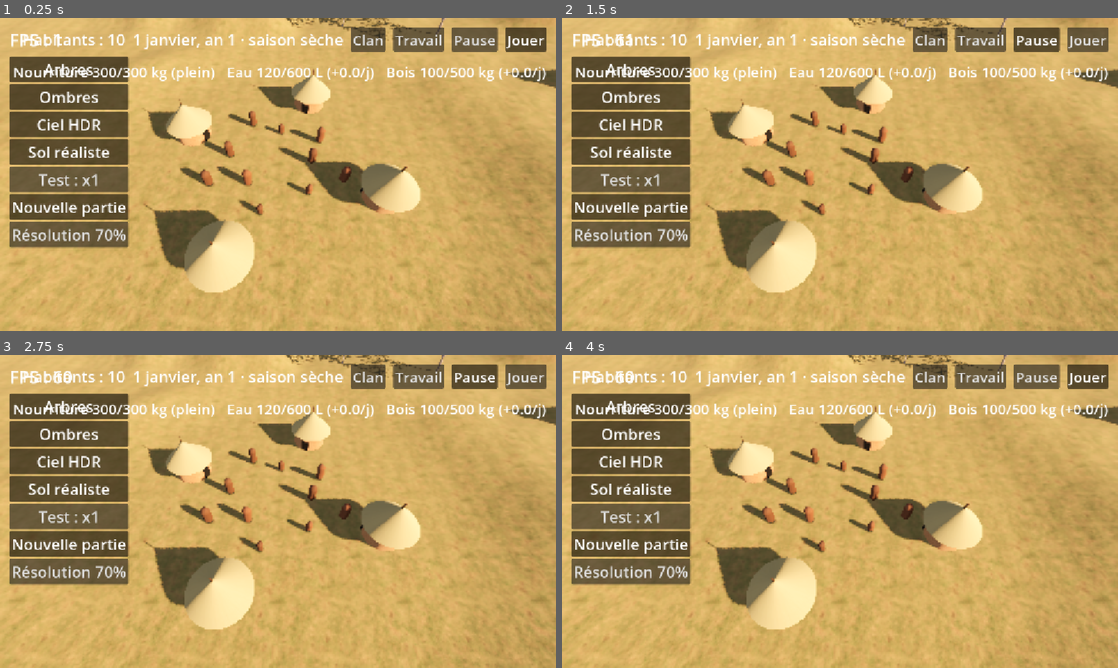
Above: before the commit, frames 1-4 (two rows, left to right).
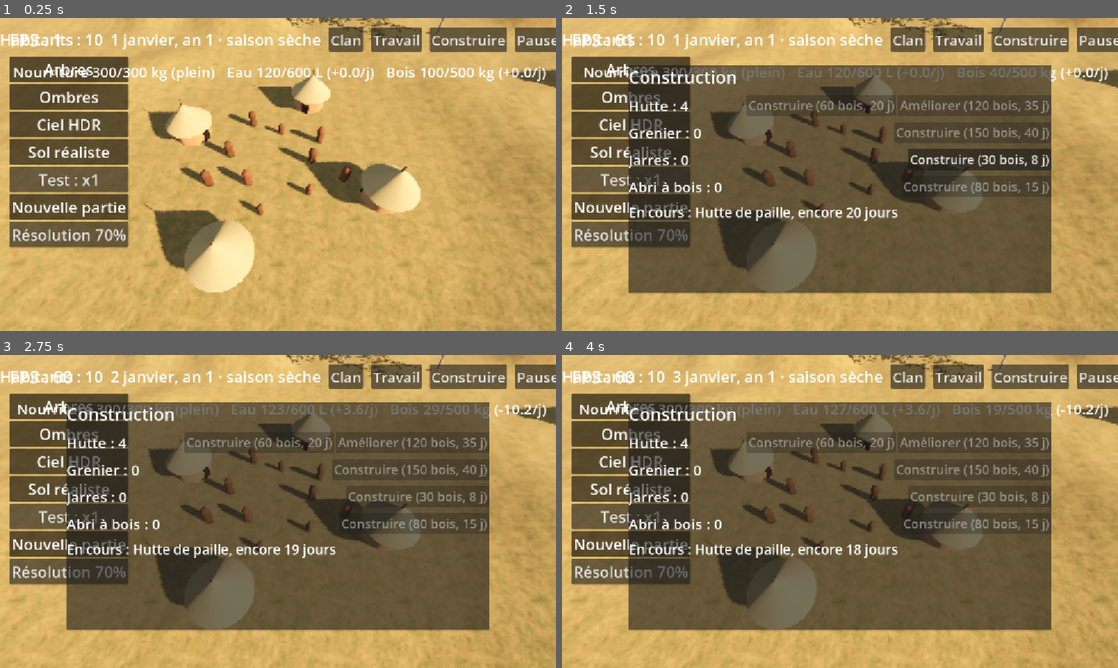
Above: after the commit, the same moments.

Repository: barroapk/faso-kanou
Game: Godot game, scene res://scenes/main.tscn
Two runs of this game, one before a commit and one after it. Both use one fixed random seed, a clock stepped at 60 frames per second and the inputs below. A sky picture missing from this copy of the repository is replaced by a grey-blue gradient.
Inputs (mouse positions are in pixels of both pictures, inside the frame that each line leads up to):
- Up to frame 1 (0.25 s): no input
- Up to frame 2 (1.5 s): click (1029, 39) at 0.5 s, where only the run after the commit has a clickable "Construire"; click (823, 105) at 1.25 s, where only the run after the commit has a clickable "Construire (60 bois, 20 j)"
- Up to frame 3 (2.75 s): click (417, 495) at 2 s, where only the run after the commit has a clickable "Construire (30 bois, 8 j)"
- Up to frame 4 (4 s): click "Nouvelle partie" at 2.75 s; click "Nouvelle partie" at 3.5 s

The runs differ from the first frame. In frame 1, 2.8% of the frame differs, in the area x 0-100%, y 2-11%; in frame 2, 58%; in frame 3, 58%, in the area x 0-100%, y 2-89%; in frame 4, 58%.

Commit message:
v0.3 : construction, entretien et amélioration des bâtiments

Diff:
--- /dev/null
+++ b/data/batiments.json
@@ -0,0 +1,30 @@
+{
+  "hutte": {
+    "nom": "Hutte",
+    "niveaux": [
+      {"nom": "Hutte de paille", "cout": {"bois": 60}, "travail": 20, "entretien": {"bois": 2}, "effet": {"logement": 5}},
+      {"nom": "Hutte renforcée", "cout": {"bois": 120}, "travail": 35, "entretien": {"bois": 3}, "effet": {"logement": 7}}
+    ]
+  },
+  "grenier": {
+    "nom": "Grenier",
+    "niveaux": [
+      {"nom": "Grenier en paille", "cout": {"bois": 150}, "travail": 40, "entretien": {"bois": 3}, "effet": {"stock_nourriture": 1000, "conservation": 1}},
+      {"nom": "Grand grenier", "cout": {"bois": 300}, "travail": 70, "entretien": {"bois": 5}, "effet": {"stock_nourriture": 2500, "conservation": 1}}
+    ]
+  },
+  "jarres": {
+    "nom": "Jarres",
+    "niveaux": [
+      {"nom": "Jarres en terre", "cout": {"bois": 30}, "travail": 8, "entretien": {"bois": 0.5}, "effet": {"stock_eau": 200}},
+      {"nom": "Grandes jarres", "cout": {"bois": 60}, "travail": 15, "entretien": {"bois": 1}, "effet": {"stock_eau": 500}}
+    ]
+  },
+  "abri_bois": {
+    "nom": "Abri à bois",
+    "niveaux": [
+      {"nom": "Abri à bois", "cout": {"bois": 80}, "travail": 15, "entretien": {"bois": 1}, "effet": {"stock_bois": 2000}},
+      {"nom": "Grand abri", "cout": {"bois": 160}, "travail": 30, "entretien": {"bois": 2}, "effet": {"stock_bois": 5000}}
+    ]
+  }
+}
--- a/scripts/core/civilisation.gd
+++ b/scripts/core/civilisation.gd
@@ -2,25 +2,33 @@
 
 const DOSSIER := "user://"
 const FICHIER := "partie.json"
-const VERSION := 1
+const VERSION := 2
 const TEMPS = preload("res://scripts/core/temps.gd")
 const POPULATION = preload("res://scripts/core/population.gd")
 const RESSOURCES = preload("res://scripts/core/ressources.gd")
+const CONSTRUCTION = preload("res://scripts/core/construction.gd")
 
 var temps
 var population
 var ressources
+var construction
 
 func _ready() -> void:
     if not _charger(FICHIER) and not _charger(FICHIER + ".bak"):
         _nouvelle()
     _brancher()
 
-func _nouvelle() -> void:
+func _creer_modules() -> void:
     temps = TEMPS.new()
     population = POPULATION.new()
     ressources = RESSOURCES.new()
+    construction = CONSTRUCTION.new()
+    ressources.construction = construction
+
+func _nouvelle() -> void:
+    _creer_modules()
     population.creer_clan_initial(temps.jour_total)
+    construction.etat_initial()
 
 func _brancher() -> void:
     temps.nouveau_jour.connect(_jour_passe)
@@ -32,13 +40,24 @@
     sauvegarder()
     get_tree().reload_current_scene()
 
+func travail_batisseurs() -> float:
+    var t := 0.0
+    for h in population.habitants:
+        if h["metier"] == "bâtisseur":
+            t += 0.6 + float(h["competence"]) / 100.0 * 0.8
+    return t
+
 func _jour_passe() -> void:
-    ressources.jour_passe(population, temps.jour_total, temps.saison_des_pluies())
+    var chantier_actif: bool = not construction.chantiers.is_empty()
+    ressources.jour_passe(population, temps.jour_total, temps.saison_des_pluies(), chantier_actif)
+    construction.jour_passe(travail_batisseurs())
     population.jour_passe(ressources.faim, ressources.soif)
     if population.habitants.is_empty(): temps.vitesse = 0
 
 func _mois_passe() -> void:
-    population.mois_passe(temps.jour_total, ressources.stocks["nourriture"] > 100.0 and population.habitants.size() < ressources.batiments["hutte"] * 5)
+    construction.mois_passe(ressources)
+    var logement: float = construction.effet_total("logement")
+    population.mois_passe(temps.jour_total, ressources.stocks["nourriture"] > 100.0 and population.habitants.size() < logement)
     population.repartir(temps.jour_total)
     sauvegarder()
 
@@ -55,6 +74,7 @@
         "temps": temps.vers_dict(),
         "population": population.vers_dict(),
         "ressources": ressources.vers_dict(),
+        "construction": construction.vers_dict(),
     }
     var f := FileAccess.open(DOSSIER + FICHIER + ".tmp", FileAccess.WRITE)
     if f == null:
@@ -74,11 +94,10 @@
     var donnees = JSON.parse_string(FileAccess.get_file_as_string(chemin))
     if typeof(donnees) != TYPE_DICTIONARY:
         return false
-    temps = TEMPS.new()
-    population = POPULATION.new()
-    ressources = RESSOURCES.new()
+    _creer_modules()
     temps.depuis_dict(donnees.get("temps", {}))
     population.depuis_dict(donnees.get("population", {}))
     ressources.depuis_dict(donnees.get("ressources", {}))
+    construction.depuis_dict(donnees.get("construction", {}))
     temps.vitesse = 1
     return true
--- /dev/null
+++ b/scripts/core/construction.gd
@@ -0,0 +1,136 @@
+extends RefCounted
+
+signal evenement(texte)
+
+var definitions := {}
+var batiments: Array = []
+var chantiers: Array = []
+
+func _init() -> void:
+    var d = JSON.parse_string(FileAccess.get_file_as_string("res://data/batiments.json"))
+    if typeof(d) == TYPE_DICTIONARY:
+        definitions = d
+
+func etat_initial() -> void:
+    batiments = []
+    chantiers = []
+    for i in 4:
+        batiments.append({"type": "hutte", "niveau": 1, "etat": 100})
+
+func _niveau(type: String, niveau: int) -> Dictionary:
+    return definitions[type]["niveaux"][niveau - 1]
+
+func niveau_max(type: String) -> int:
+    return definitions[type]["niveaux"].size()
+
+func nombre(type: String) -> int:
+    var n := 0
+    for b in batiments:
+        if b["type"] == type:
+            n += 1
+    return n
+
+func effet_total(cle: String) -> float:
+    var total := 0.0
+    for b in batiments:
+        if int(b["etat"]) <= 0:
+            continue
+        var niv := _niveau(b["type"], int(b["niveau"]))
+        total += float(niv["effet"].get(cle, 0.0))
+    return total
+
+func peut_payer(cout: Dictionary, ressources) -> bool:
+    for r in cout:
+        if ressources.stocks.get(r, 0.0) < float(cout[r]):
+            return false
+    return true
+
+func texte_cout(cout: Dictionary) -> String:
+    var morceaux: PackedStringArray = []
+    for r in cout:
+        morceaux.append("%d %s" % [int(cout[r]), r])
+    return ", ".join(morceaux)
+
+func index_a_ameliorer(type: String) -> int:
+    var vises := {}
+    for c in chantiers:
+        vises[int(c["index"])] = true
+    var meilleur := -1
+    for i in batiments.size():
+        var b: Dictionary = batiments[i]
+        if b["type"] != type or vises.has(i) or int(b["niveau"]) >= niveau_max(type):
+            continue
+        if meilleur < 0 or int(b["niveau"]) < int(batiments[meilleur]["niveau"]):
+            meilleur = i
+    return meilleur
+
+func lancer(type: String, index: int, ressources) -> bool:
+    var niveau_cible := 1 if index < 0 else int(batiments[index]["niveau"]) + 1
+    if niveau_cible > niveau_max(type):
+        return false
+    var niv := _niveau(type, niveau_cible)
+    if not peut_payer(niv["cout"], ressources):
+        return false
+    for r in niv["cout"]:
+        ressources.stocks[r] -= float(niv["cout"][r])
+    chantiers.append({"type": type, "index": index, "niveau": niveau_cible, "reste": float(niv["travail"])})
+    return true
+
+func jour_passe(travail: float) -> void:
+    if chantiers.is_empty() or travail <= 0.0:
+        return
+    var c: Dictionary = chantiers[0]
+    c["reste"] = float(c["reste"]) - travail
+    if float(c["reste"]) > 0.0:
+        return
+    chantiers.pop_front()
+    var nom: String = _niveau(c["type"], int(c["niveau"]))["nom"]
+    if int(c["index"]) < 0:
+        batiments.append({"type": c["type"], "niveau": 1, "etat": 100})
+        evenement.emit("Construction terminée : %s" % nom)
+    else:
+        var b: Dictionary = batiments[int(c["index"])]
+        b["niveau"] = int(c["niveau"])
+        b["etat"] = 100
+        evenement.emit("Amélioration terminée : %s" % nom)
+
+func mois_passe(ressources) -> void:
+    for b in batiments:
+        var entretien: Dictionary = _niveau(b["type"], int(b["niveau"]))["entretien"]
+        if peut_payer(entretien, ressources):
+            for r in entretien:
+                ressources.stocks[r] -= float(entretien[r])
+            b["etat"] = mini(100, int(b["etat"]) + 10)
+        else:
+            var avant := int(b["etat"])
+            b["etat"] = maxi(0, avant - 20)
+            if avant > 0 and int(b["etat"]) == 0:
+                evenement.emit("En ruine faute d'entretien : %s" % definitions[b["type"]]["nom"])
+
+func texte_chantiers(travail: float) -> String:
+    if chantiers.is_empty():
+        return "Aucun chantier en cours."
+    var lignes: PackedStringArray = []
+    for i in chantiers.size():
+        var c: Dictionary = chantiers[i]
+        var nom: String = _niveau(c["type"], int(c["niveau"]))["nom"]
+        if i == 0 and travail > 0.0:
+            lignes.append("En cours : %s, encore %d jours" % [nom, ceili(float(c["reste"]) / travail)])
+        elif i == 0:
+            lignes.append("En cours : %s, arrêté (aucun bâtisseur, voir Travail)" % nom)
+        else:
+            lignes.append("En attente : %s" % nom)
+    return "\n".join(lignes)
+
+func vers_dict() -> Dictionary:
+    return {"batiments": batiments, "chantiers": chantiers}
+
+func depuis_dict(d: Dictionary) -> void:
+    batiments = []
+    for b in d.get("batiments", []):
+        batiments.append({"type": b["type"], "niveau": int(b["niveau"]), "etat": int(b["etat"])})
+    chantiers = []
+    for c in d.get("chantiers", []):
+        chantiers.append({"type": c["type"], "index": int(c["index"]), "niveau": int(c["niveau"]), "reste": float(c["reste"])})
+    if batiments.is_empty():
+        etat_initial()
--- a/scripts/core/ressources.gd
+++ b/scripts/core/ressources.gd
@@ -12,43 +12,36 @@
 }
 const CONSO_ADULTE := {"nourriture": 0.8, "eau": 5.0, "bois": 1.2}
 const CONSO_ENFANT := {"nourriture": 0.5, "eau": 3.0, "bois": 0.6}
+const BASE := {"nourriture": 300.0, "eau": 600.0, "bois": 500.0}
 const UNITES := {"nourriture": "kg", "eau": "L", "bois": "kg"}
 
+var construction
 var stocks := {"nourriture": 300.0, "eau": 120.0, "bois": 100.0}
 var bilan := {"nourriture": 0.0, "eau": 0.0, "bois": 0.0}
-var batiments := {"hutte": 4, "grenier": 0, "jarres": 0, "puits": 0, "abri_bois": 0}
 var outils := 1.0
 var faim := false
 var soif := false
 
 func capacite(r: String) -> float:
-    match r:
-        "nourriture":
-            return 300.0 + 1000.0 * batiments["grenier"]
-        "eau":
-            return 600.0 + 200.0 * batiments["jarres"] + 2000.0 * batiments["puits"]
-        "bois":
-            return 500.0 + 2000.0 * batiments["abri_bois"]
-    return 0.0
+    return BASE[r] + construction.effet_total("stock_" + r)
 
 func taux_pertes() -> float:
-    return 0.0003 if batiments["grenier"] > 0 else 0.002
+    return 0.0003 if construction.effet_total("conservation") > 0.0 else 0.002
 
-func jour_passe(population, jour: int, pluie: bool) -> void:
+func jour_passe(population, jour: int, pluie: bool, chantier_actif: bool) -> void:
     var s := 1 if pluie else 0
     var variation := {"nourriture": 0.0, "eau": 0.0, "bois": 0.0}
     for h in population.habitants:
-        var p = PRODUCTION.get(h["metier"], {})
-        var efficacite := (0.6 + float(h["competence"]) / 100.0 * 0.8) * outils
-        for r in p:
-            var q: float = p[r][s] * efficacite
-            if r == "eau" and batiments["puits"] > 0:
-                q *= 1.5
-            variation[r] += q
         var enfant: bool = population.age(h, jour) < 14
         var conso: Dictionary = CONSO_ENFANT if enfant else CONSO_ADULTE
         for r in conso:
             variation[r] -= conso[r]
+        if h["metier"] == "bâtisseur" and chantier_actif:
+            continue
+        var p = PRODUCTION.get(h["metier"], {})
+        var efficacite := (0.6 + float(h["competence"]) / 100.0 * 0.8) * outils
+        for r in p:
+            variation[r] += p[r][s] * efficacite
     if pluie:
         variation["eau"] += 20.0
     variation["nourriture"] -= stocks["nourriture"] * taux_pertes()
@@ -76,15 +69,12 @@
     return "   ".join(morceaux)
 
 func vers_dict() -> Dictionary:
-    return {"stocks": stocks, "batiments": batiments, "outils": outils, "faim": faim, "soif": soif}
+    return {"stocks": stocks, "outils": outils, "faim": faim, "soif": soif}
 
 func depuis_dict(d: Dictionary) -> void:
     var st: Dictionary = d.get("stocks", {})
     for r in stocks:
         stocks[r] = float(st.get(r, stocks[r]))
-    var bt: Dictionary = d.get("batiments", {})
-    for b in batiments:
-        batiments[b] = int(bt.get(b, batiments[b]))
     outils = float(d.get("outils", 1.0))
     faim = bool(d.get("faim", false))
     soif = bool(d.get("soif", false))
--- a/scripts/interface/bandeau.gd
+++ b/scripts/interface/bandeau.gd
@@ -9,6 +9,7 @@
 var liste: VBoxContainer
 var panneau_fin: PanelContainer
 var panneau_travail: PanelContainer
+var panneau_construction: PanelContainer
 
 func _ready() -> void:
     var barre := HBoxContainer.new()
@@ -33,6 +34,12 @@
     travail.add_theme_font_size_override("font_size", 30)
     travail.pressed.connect(_basculer_travail)
     barre.add_child(travail)
+
+    var construire := Button.new()
+    construire.text = "Construire"
+    construire.add_theme_font_size_override("font_size", 30)
+    construire.pressed.connect(_basculer_construction)
+    barre.add_child(construire)
 
     var groupe := ButtonGroup.new()
     var noms := ["Pause", "Jouer"]
@@ -82,6 +89,10 @@
     panneau_travail = preload("res://scripts/interface/panneau_travail.gd").new()
     panneau_travail.visible = false
     add_child(panneau_travail)
+    panneau_construction = preload("res://scripts/interface/panneau_construction.gd").new()
+    panneau_construction.visible = false
+    add_child(panneau_construction)
+    Civilisation.construction.evenement.connect(_afficher_message)
 
 func _etiquette(parent: Control) -> Label:
     var l := Label.new()
@@ -181,3 +192,10 @@
     panneau_travail.visible = not panneau_travail.visible
     if panneau_travail.visible:
         panneau.visible = false
+
+func _basculer_construction() -> void:
+    panneau_construction.visible = not panneau_construction.visible
+    if panneau_construction.visible:
+        panneau.visible = false
+        panneau_travail.visible = false
+        panneau_construction.remplir()
--- /dev/null
+++ b/scripts/interface/panneau_construction.gd
@@ -0,0 +1,61 @@
+extends PanelContainer
+
+var boite: VBoxContainer
+var etiquette_chantiers: Label
+
+func _ready() -> void:
+    anchor_left = 0.12
+    anchor_right = 0.88
+    anchor_top = 0.15
+    anchor_bottom = 0.88
+    var defil := ScrollContainer.new()
+    add_child(defil)
+    boite = VBoxContainer.new()
+    boite.size_flags_horizontal = Control.SIZE_EXPAND_FILL
+    boite.add_theme_constant_override("separation", 12)
+    defil.add_child(boite)
+    Civilisation.construction.evenement.connect(func(_t): if visible: remplir())
+
+func _label(texte: String, taille: int) -> Label:
+    var l := Label.new()
+    l.text = texte
+    l.add_theme_font_size_override("font_size", taille)
+    return l
+
+func _bouton(texte: String, actif: bool, action: Callable) -> Button:
+    var b := Button.new()
+    b.text = texte
+    b.disabled = not actif
+    b.add_theme_font_size_override("font_size", 26)
+    b.pressed.connect(action)
+    return b
+
+func remplir() -> void:
+    for c in boite.get_children():
+        c.queue_free()
+    var cons = Civilisation.construction
+    var res = Civilisation.ressources
+    boite.add_child(_label("Construction", 36))
+    for type in cons.definitions:
+        var def: Dictionary = cons.definitions[type]
+        var ligne := HBoxContainer.new()
+        var l := _label("%s : %d" % [def["nom"], cons.nombre(type)], 30)
+        l.size_flags_horizontal = Control.SIZE_EXPAND_FILL
+        ligne.add_child(l)
+        var n1: Dictionary = def["niveaux"][0]
+        ligne.add_child(_bouton("Construire (%s, %d j)" % [cons.texte_cout(n1["cout"]), int(n1["travail"])], cons.peut_payer(n1["cout"], res), _agir.bind(type, -1)))
+        var idx: int = cons.index_a_ameliorer(type)
+        if idx >= 0:
+            var niv: Dictionary = def["niveaux"][int(cons.batiments[idx]["niveau"])]
+            ligne.add_child(_bouton("Améliorer (%s, %d j)" % [cons.texte_cout(niv["cout"]), int(niv["travail"])], cons.peut_payer(niv["cout"], res), _agir.bind(type, idx)))
+        boite.add_child(ligne)
+    etiquette_chantiers = _label("", 28)
+    boite.add_child(etiquette_chantiers)
+
+func _agir(type: String, index: int) -> void:
+    Civilisation.construction.lancer(type, index, Civilisation.ressources)
+    remplir()
+
+func _process(_delta: float) -> void:
+    if visible and etiquette_chantiers:
+        etiquette_chantiers.text = Civilisation.construction.texte_chantiers(Civilisation.travail_batisseurs())
Not shown, changed: export_presets.cfg
